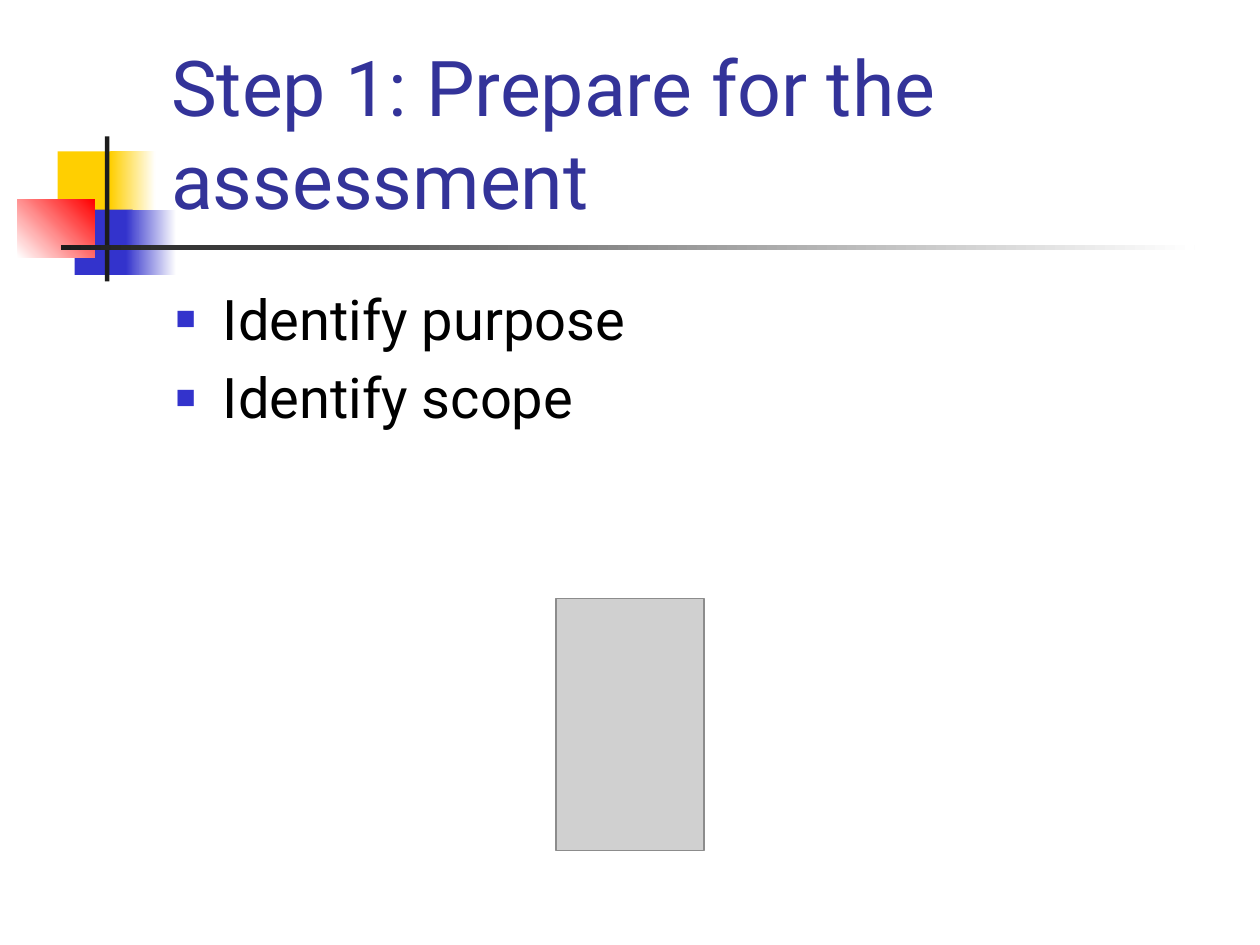
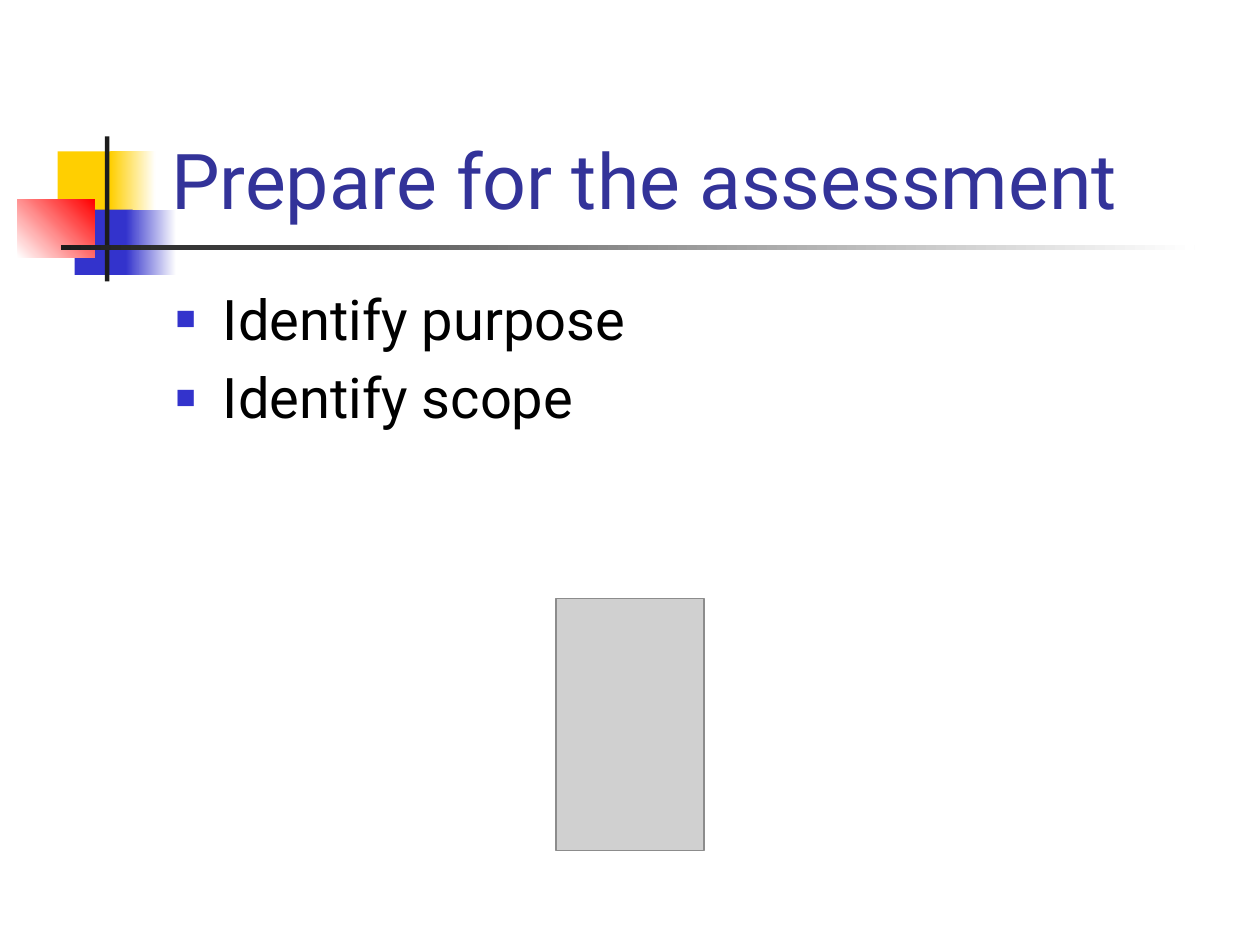
Before and after one commit to el-ahrairah/Risky_NIST, a slide deck: slide 9 of Risky NIST ecommerce.pptx. Drawn at 1260x945 pixels with LibreOffice and Linux fonts; fonts in the diff are those of the drawing; grey boxes stand for pictures. Boxes give left, top, right and bottom in pixels: in the first picture for what was removed or moved away, otherwise in the second. Text is boxed around its words. In the diff, an @@ line names an element or a change of style, - is before the commit and + after.

```diff
--- a/Risky NIST ecommerce.pptx
+++ b/Risky NIST ecommerce.pptx
@@ title at (171, 150, 1116, 225): text changed @@
-Step 1: Prepare for the assessment
+Prepare for the assessment
```
Also in this commit, not shown: 1 other slide changed, 1 slide added.
